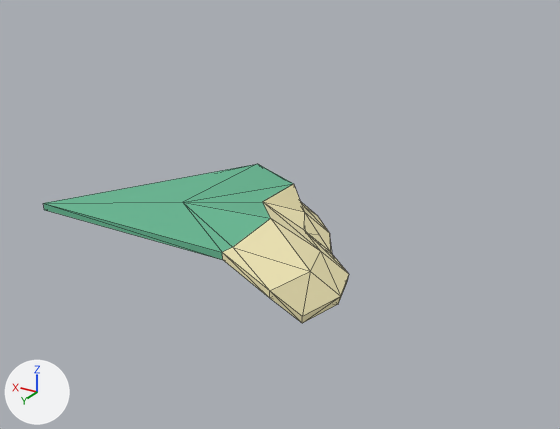
Two versions of the glTF model public/assets/tile9.glb, one commit apart.
Before and after are seen from a camera (50 mm lens) standing at (-0.685, 1.89, 0.638) and looking at (0.111, 0.563, -0.026). Arrows for +X, +Y and +Z are at lower left; the lights stay in place. Mesh edges are drawn as thin lines. Vertices at the same position are counted once.

Names of what the first picture shows: 'ground.006'.
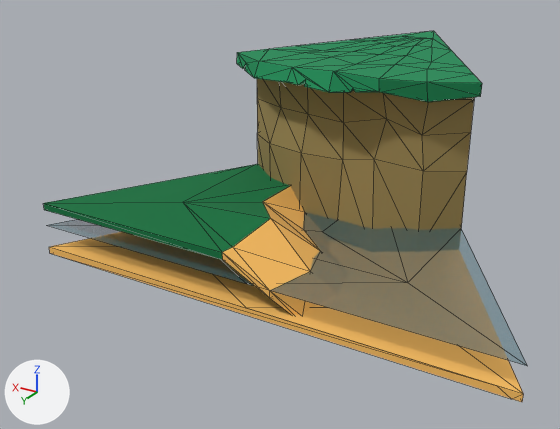
What differs and where, as boxes (x1, y1, x2, y2) in the pictures (560 x 429 px):
'hill8.004', added
    after: (237, 31, 482, 230)
    faces in mat_stone_013 (yellow #96824f): (257, 79, 475, 230)
    faces in mat_top_013 (green #1a8c57): (237, 31, 482, 102)
'water4.005', added
    after: (47, 212, 527, 366)
'ground.006', recoloured
    both: (43, 164, 349, 323)
'sand7.004', added (orange)
    after: (49, 238, 523, 402)
part 1 of me_circle_069, recoloured (beige to orange)
    both: (222, 186, 320, 315)

Edits to the bpy script that builds the scene:
```text
Change mat_ground_014:
    mat_ground_014.base_color: (0.138, 0.479, 0.292) -> (0.0, 0.168, 0.0467)  # green #68b893 -> dark green #00723d
Add mat_sand_005:
    mat_sand_005 = principled_material('sand.005')
    mat_sand_005.base_color = (0.982, 0.527, 0.122)  # orange #fdc062
    mat_sand_005.roughness = 1.0
Add mat_top_013:
    mat_top_013 = principled_material('top.013')
    mat_top_013.base_color = (0.0103, 0.262, 0.0953)  # green #1a8c57
    mat_top_013.roughness = 1.0
Add mat_stone_013:
    mat_stone_013 = principled_material('stone.013')
    mat_stone_013.base_color = (0.305, 0.223, 0.0782)  # yellow #96824f
    mat_stone_013.roughness = 1.0
Add mat_water_005:
    mat_water_005 = principled_material('water.005')
    mat_water_005.base_color = (0.00304, 0.144, 0.184)  # dark cyan #0a6a77
    mat_water_005.roughness = 0.357
    mat_water_005.alpha = 0.518
Change me_circle_069:
    where me_circle_069.from_pydata(...)  # 38 vertices, 74 faces; spans x -0.126..0.5, y 0.39..0.866, z -0.103..0.031
    used by ob_ground_006; location = (0.0, 0.0, 0.01)
    me_circle_069 part 1: all 41 faces that had it switch from mat_sand_006 (beige #f8eebc) to mat_sand_005 (orange #fdc062)
Add me_circle_065:
    me_circle_065.from_pydata(...)  # 15 vertices, 24 faces; spans x -0.5..0.5, y 0.0..0.866, z 0.0..0.02
    me_circle_065.materials.append(mat_sand_005)  # orange #fdc062
Add me_cylinder_032:
    me_cylinder_032.from_pydata(...)  # 89 vertices, 168 faces; spans x -0.275..0.275, y 0.0..0.569, z -0.081..0.297
    # faces by material slot: [89, 79]
    me_cylinder_032.materials.append(mat_stone_013)  # yellow #96824f
    me_cylinder_032.materials.append(mat_top_013)  # green #1a8c57
Add me_circle_063:
    me_circle_063.from_pydata([(0.5, 0.866, 0.015), (-0.5, 0.866, 0.015), (0.0, 0.0, 0.015), (0.0, 0.577, 0.005), (0.25, 0.433, 0.015), (-0.25, 0.433, 0.015), (0.0, 0.289, 0.003), (0.25, 0.722, 0.019), (-0.25, 0.722, 0.02), (0.0, 0.866, 0.015)], [], [(3, 6, 7), (2, 6, 5), (3, 7, 8), (8, 9, 1), (8, 7, 9), (7, 0, 9), (5, 8, 1), (5, 6, 8), (6, 3, 8), (7, 4, 0), (7, 6, 4), (6, 2, 4)])
    me_circle_063.materials.append(mat_water_005)  # dark cyan #0a6a77
Add ob_sand7_004:
    ob_sand7_004 = bpy.data.objects.new('sand7.004', me_circle_065)
    ob_sand7_004.location = (0.0, 0.0, -0.09)
Add ob_hill8_004:
    ob_hill8_004 = bpy.data.objects.new('hill8.004', me_cylinder_032)
    ob_hill8_004.location = (0.0, 0.0, 0.0)
Add ob_water4_005:
    ob_water4_005 = bpy.data.objects.new('water4.005', me_circle_063)
    ob_water4_005.location = (0.0, 0.0, -0.04)
```
